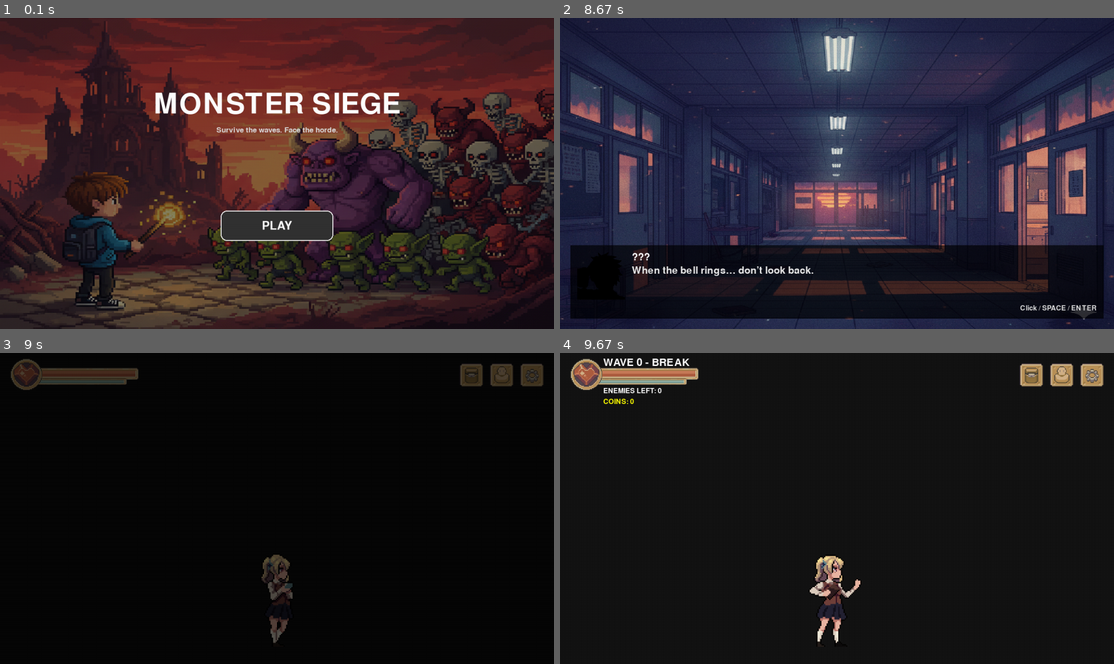
Above: before the commit, frames 1-4 (two rows, left to right).
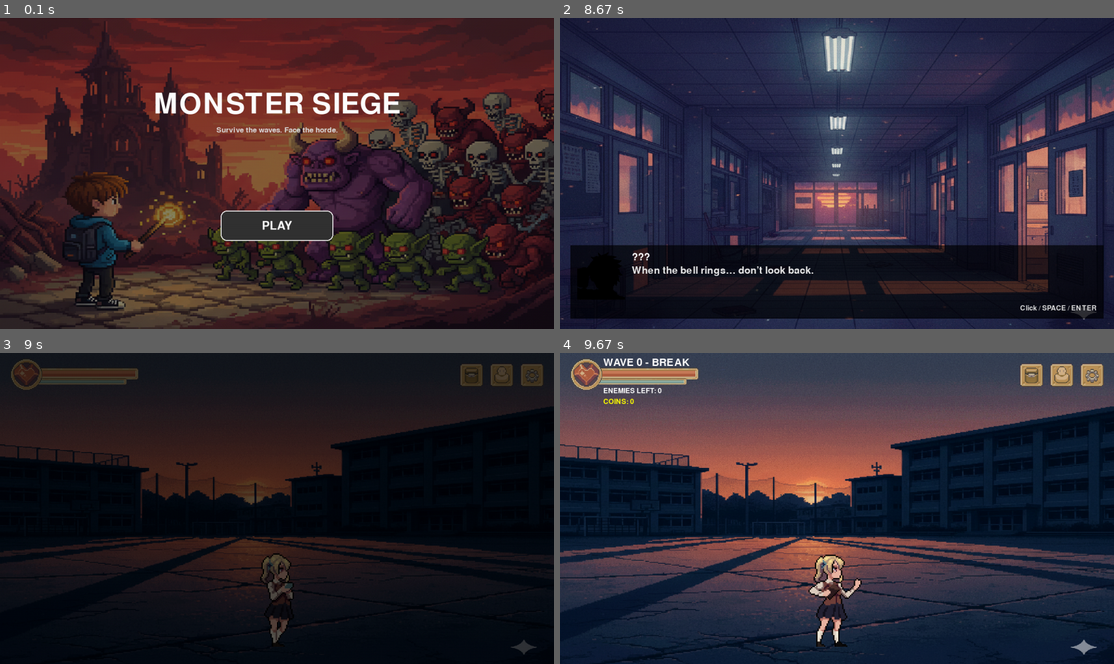
Above: after the commit, the same moments.

Repository: Mikegt106/Pygame_dev
Game: pygame game, started from main.py
Two runs of this game, one before a commit and one after it. Both use one fixed random seed, a clock stepped at 60 frames per second and the inputs below.
Inputs (mouse positions are in pixels of both pictures, inside the frame that each line leads up to):
- Up to frame 1 (0.1 s): no input
- Up to frame 2 (8.67 s): click "PLAY" at 0.38 s; click (704, 176) at 0.72 s; click (665, 245) at 1.05 s; click (704, 111) at 1.88 s; click (842, 204) at 2.22 s; click (1047, 291) at 2.55 s; click (748, 70) at 2.88 s; click (1030, 254) at 3.22 s; click (665, 133) at 4.05 s; click (704, 226) at 4.88 s; click (715, 148) at 5.72 s; click (665, 192) at 6.55 s; click (1030, 170) at 6.88 s; click (1008, 248) at 7.22 s; click (709, 279) at 7.55 s; click (643, 282) at 7.88 s
- Up to frame 3 (9 s): click (299, 592) at 8.72 s
- Up to frame 4 (9.67 s): tap Enter at 9.5 s

Frames 1-2 are identical in both runs. In frame 3, 23% of the frame differs, in the area x 0-100%, y 0-98%; in frame 4, 80%, in the area x 0-100%, y 0-100%.

Commit message:
Fixed fade_in

Diff:
--- a/config.py
+++ b/config.py
@@ -26,9 +26,10 @@
 
 WAVES = {
     1: {"pool": [{"type":"zombie","cfg_key":"ZOMBIE","weight":100}],
-        "max_enemies": 4,      #Totaal enemies tegelijk
+        "max_enemies": 4,
         "interval": (1.6, 2.4),
-        "total_spawns": 4,     #totaal in deze wave
+        "total_spawns": 4,
+        "scene": "assets/Scenes/schoolyard.png",
     },
 
     2: {"pool": [{"type":"zombie","cfg_key":"ZOMBIE","weight":80},
@@ -36,6 +37,7 @@
         "max_enemies": 5,
         "interval": (1.3, 2.0),
         "total_spawns": 8,
+        "scene": "assets/Scenes/schoolyard.png",  # mag dezelfde blijven
     },
 
     3: {"pool": [{"type":"zombie","cfg_key":"ZOMBIE","weight":60},
@@ -43,6 +45,7 @@
         "max_enemies": 6,
         "interval": (1.1, 1.7),
         "total_spawns": 12,
+        "scene": "assets/Scenes/schoolyard.png",
     },
 }
 
--- a/main.py
+++ b/main.py
@@ -36,11 +36,15 @@
 font_small = pygame.font.SysFont(None, 24)
 
 screen = pygame.display.set_mode((1280, 720))
+scene_cache = {}
 main_screen = MainScreen(screen)
 state = "MAIN"
 clock = pygame.time.Clock()
 
 WORLD_WIDTH = 6000
+
+# ✅ current scene persistence (fix voor “leeg scherm”)
+current_scene = None
 
 #----------------------------------
 # UI INITIALISATION
@@ -51,11 +55,9 @@
 loot_sys = LootSystem()
 dialogue_ui = DialogueUI(screen)
 
-
 #----------------------------------
 # SYSTEM klaarzetten
 #----------------------------------
-
 spawner = EnemySpawner(
     pool=config.ENEMY_POOL,
     cfg_module=config,
@@ -68,11 +70,12 @@
 wave_sys = WaveSystem(waves=config.WAVES, break_time=4.0)
 wave_sys.start()
 
+
 def start_intro():
     global state
-
     dialogue_ui.start(get_intro_lines())
     state = "INTRO"
+
 
 def reset_game():
     spawner.reset()
@@ -83,7 +86,31 @@
     pickups = []
     return player, projectiles, enemies, pickups
 
+
 player, projectiles, enemies, pickups = reset_game()
+
+
+def draw_scene_background(path: str):
+    if not path:
+        screen.fill((20, 20, 20))
+        return
+
+    if path not in scene_cache:
+        img = pygame.image.load(path).convert()
+        img = pygame.transform.scale(img, screen.get_size())
+        scene_cache[path] = img
+
+    screen.blit(scene_cache[path], (0, 0))
+
+
+def set_scene_for_wave(wave_nr: int):
+    """Zet current_scene op basis van config.WAVES[wave_nr]['scene']."""
+    global current_scene
+    cfg = config.WAVES.get(wave_nr, {})
+    scene = cfg.get("scene")
+    if scene:
+        current_scene = scene
+
 
 # ----------------------------
 # FADE-IN (na intro)
@@ -105,8 +132,6 @@
     # --------------------------------------------------
     # EVENTS
     # --------------------------------------------------
-    ui_used_click_this_frame = False
-
     for event in pygame.event.get():
         if event.type == pygame.QUIT:
             running = False
@@ -125,6 +150,10 @@
 
             if dialogue_ui.is_done():
                 school_bell.play()      # 🔔 play bell
+
+                # ✅ zet bg al klaar voor wave 1 zodat FADEIN niet leeg is
+                set_scene_for_wave(1)
+
                 state = "FADEIN"
                 fade_alpha = 255        # start fully black
             continue
@@ -161,7 +190,6 @@
 
     if state == "INTRO":
         screen.fill((10, 10, 10))
-
         dialogue_ui.update(dt)
         dialogue_ui.draw()
         pygame.display.flip()
@@ -174,10 +202,8 @@
             fade_alpha = 0
             state = "PLAY"
 
-        # teken alvast de "game world" (maar nog zonder updates/spawns)
-        screen.fill((20, 20, 20))
-
-        # toon player idle zodat je iets ziet onder de fade
+        # ✅ teken alvast background + player onder de fade
+        draw_scene_background(current_scene)
         player.draw(screen)
 
         # UI bovenop (optioneel)
@@ -291,7 +317,12 @@
     # --------------------------------------------------
     # DRAW
     # --------------------------------------------------
-    screen.fill((20, 20, 20))
+    current_wave_cfg = config.WAVES.get(wave_sys.wave, {})
+
+    # ✅ kies wave scene, of fallback naar current_scene
+    scene = current_wave_cfg.get("scene") or current_scene
+    current_scene = scene  # onthoud laatste scene
+    draw_scene_background(scene)
 
     wave_text = font.render(f"WAVE {wave_sys.wave} - {wave_sys.state}", True, (255, 255, 255))
     screen.blit(wave_text, (100, 10))
--- a/pickups.py
+++ b/pickups.py
@@ -26,7 +26,7 @@
         self.base_y = int(y)
 
         # --------- LOAD IMAGES ONCE ----------
-        scale_multiplier = 1.5
+        scale_multiplier = 2
         if CoinPickup.COIN_SMALL is None:
             CoinPickup.COIN_SMALL = pygame.transform.scale(
                 load_image("assets/Items/Coin.png", alpha=True), (22*scale_multiplier, 22*scale_multiplier)
Binary file added: assets/Scenes/schoolyard.png
Not shown, changed: assets/.DS_Store
